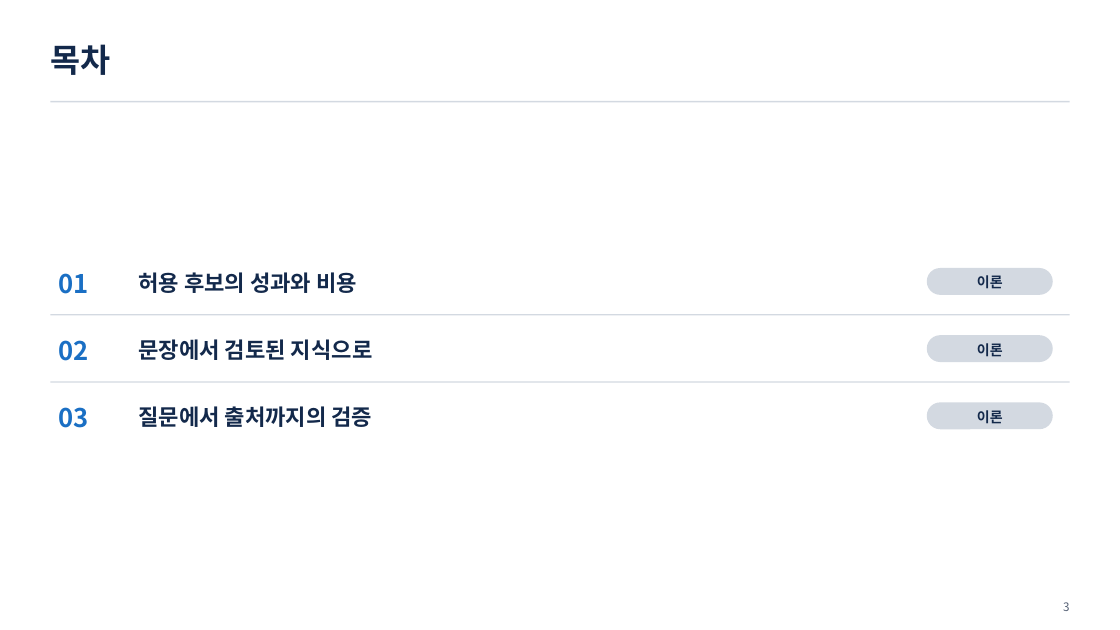
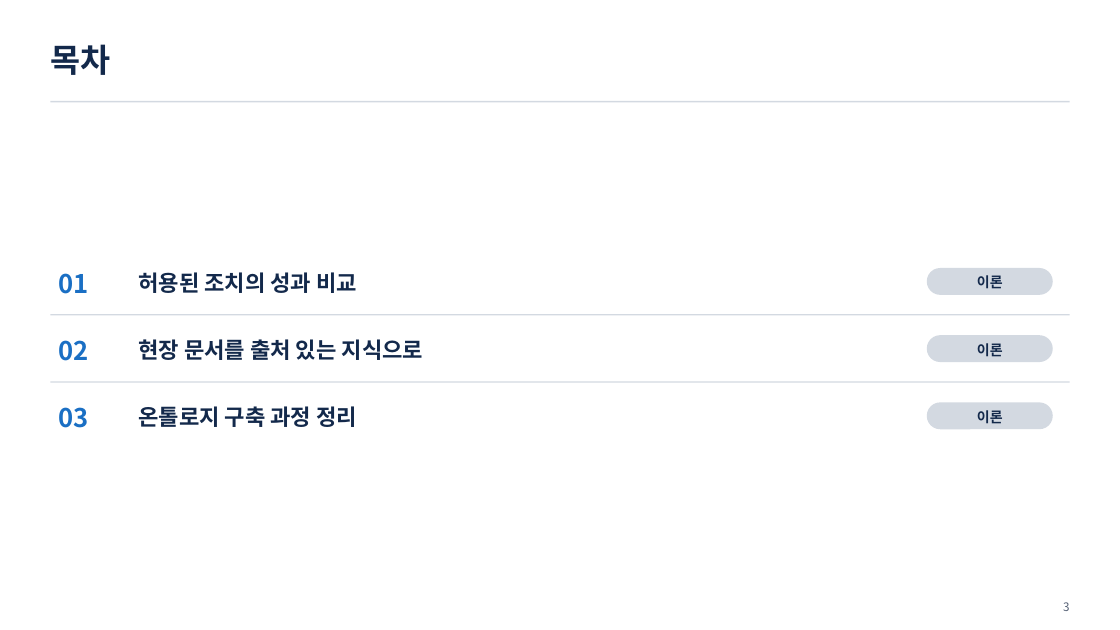
Before and after one commit to uengine-oss/hyd-iot-edu, a slide deck: slide 3 of workspace/강의제작/산출물/실전반/이론_오프라인/03회차/실전반_오프라인_03회차.pptx. Drawn at 1120x630 pixels with LibreOffice and Linux fonts; fonts in the diff are those of the drawing. Boxes give left, top, right and bottom in pixels: in the first picture for what was removed or moved away, otherwise in the second. Text is boxed around its words. In the diff, an @@ line names an element or a change of style, - is before the commit and + after.

```diff
--- a/workspace/강의제작/산출물/실전반/이론_오프라인/03회차/실전반_오프라인_03회차.pptx
+++ b/workspace/강의제작/산출물/실전반/이론_오프라인/03회차/실전반_오프라인_03회차.pptx
@@ text at bbox=[138, 272, 357, 293]: text changed @@
-허용 후보의 성과와 비용
+허용된 조치의 성과 비교
@@ text at bbox=[138, 339, 423, 360]: text changed @@
-문장에서 검토된 지식으로
+현장 문서를 출처 있는 지식으로
@@ text at bbox=[138, 406, 357, 427]: text changed @@
-질문에서 출처까지의 검증
+온톨로지 구축 과정 정리
```
Also in this commit, not shown: 13 other slides changed, 54 slides added, 25 slides removed, 11 other files.
